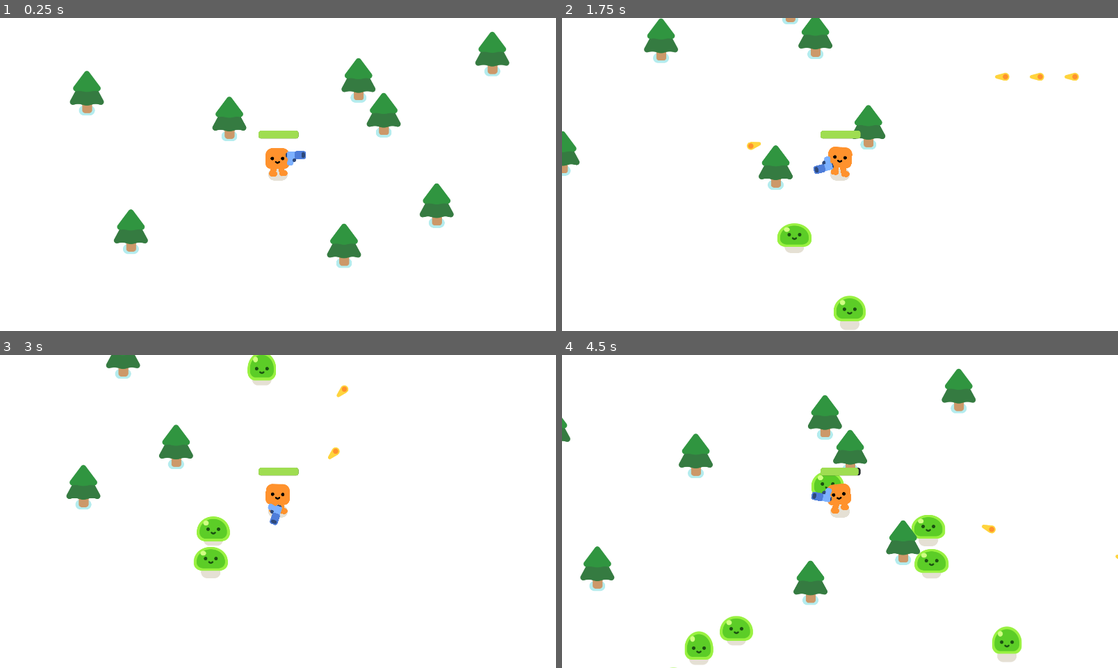
Above: before the commit, frames 1-4 (two rows, left to right).
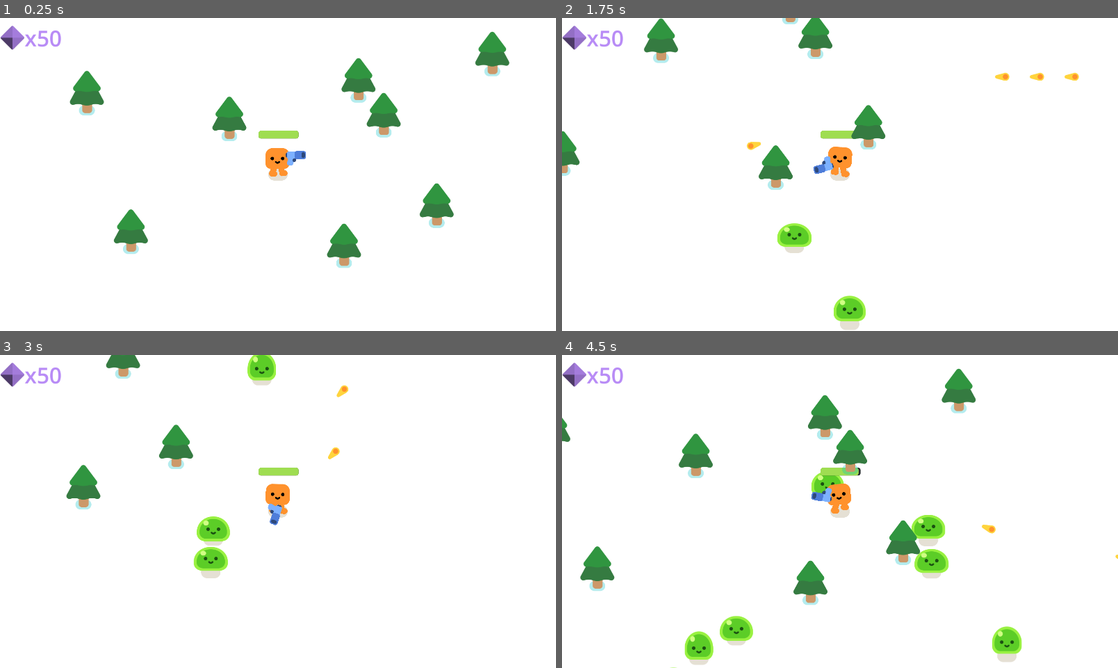
Above: after the commit, the same moments.

Repository: Noah-C-R/FirstGame_3Changes
Game: Godot game, scene res://scenes/survivors_game.tscn
The game is run twice, just before and just after one commit, with the same random seed, the same clock (stepped at 60 frames per second) and the same inputs. Before the commit the project starts from res://survivors_game.tscn.
Inputs (mouse positions are in pixels of both pictures, inside the frame that each line leads up to):
- Up to frame 1 (0.25 s): no input
- Up to frame 2 (1.75 s): tap Enter at 0.5 s; move the mouse to (962, 158) at 0.52 s; hold D (move_right) 0.53-1.28 s; move the mouse to (728, 190) at 1.27 s; hold S (move_down) from 1.28 s (still down)
- Up to frame 3 (3 s): move the mouse to (333, 442) at 2.02 s; release S (move_down) at 2.03 s; hold D (move_right) 2.03-2.78 s; move the mouse to (250, 574) at 2.77 s; hold W (move_up) from 2.78 s (still down)
- Up to frame 4 (4.5 s): move the mouse to (1006, 558) at 3.52 s; release W (move_up) at 3.53 s; hold A (move_left) from 3.53 s (still down); move the mouse to (673, 464) at 4.27 s

The runs differ from the first frame. In frame 1, 0.3% of the frame differs, in the area x 0-11%, y 2-11%; in frame 2, 0.4%; in frame 3, 0.3%; in frame 4, 0.4%, in the area x 0-54%, y 2-39%.

Commit message:
Loop 1: Upgrade System - Menu Setup
Created menus for upgrades to purchase between level-ups

Diff:
--- a/gun.gd
+++ b/gun.gd
@@ -8,7 +8,7 @@
 
 
 func shoot():
-	const BULLET = preload("res://bullet.tscn") #preload("item path") is used to load something at start
+	const BULLET = preload("res://scenes/bullet.tscn") #preload("item path") is used to load something at start
 	var new_bullet = BULLET.instantiate()
 	new_bullet.global_position = %ShootingPoint.global_position
 	new_bullet.global_rotation = %ShootingPoint.global_rotation
@@ -17,3 +17,7 @@
 
 func _on_timer_timeout() -> void:
 	shoot()
+
+
+func shorten_shoot_time() -> void:
+	%BulletTimer.wait_time = StatsHolder.stat_options["Firing"][0]
--- /dev/null
+++ b/lvl_up_label.gd
@@ -0,0 +1,18 @@
+extends Sprite2D
+
+var travelled_dist := 0
+const SPEED := 5
+const RANGE := 10
+
+func show_label(key_string : String) -> void:
+	self.visible = true
+	%Label.text = StatsHolder.stat_options[key_string][2]
+	modulate = StatsHolder.stat_options[key_string][1]
+
+func _physics_process(delta: float) -> void:
+	var direction = Vector2.UP.rotated(rotation)
+	position += direction * SPEED * delta
+
+	travelled_dist += SPEED * delta
+	if travelled_dist > RANGE:
+		self.visible = false
--- a/player.gd
+++ b/player.gd
@@ -2,9 +2,11 @@
 
 signal health_depleted
 
-var health = 100.0
+var health
+var walk_speed
 
-var walk_speed := 600
+func _ready():
+	set_stats()
 
 func _physics_process(delta):
 	var direction = Input.get_vector("move_left", "move_right", "move_up", "move_down")
@@ -24,3 +26,13 @@
 
 		if health <= 0.0:
 			health_depleted.emit()
+
+func set_stats():
+	health = StatsHolder.stat_options["Health"][0]
+	walk_speed = StatsHolder.stat_options["Movement"][0]
+
+
+func _on_stats_holder_stat_upgrade() -> void:
+	set_stats()
+	print("Health is now: ", str(health))
+	print("Movement speed is now: ", str(walk_speed))
--- a/project.godot
+++ b/project.godot
@@ -77,7 +77,15 @@
 config/name="Your First 2D Game With Godot 4: START (GDQuest)"
 run/main_scene="uid://1a2ko7bwvol1"
 config/features=PackedStringArray("4.4", "Forward Plus")
-config/icon="res://icon.png"
+config/icon="res://sprites/icon.png"
+
+[audio]
+
+buses/default_bus_layout="res://sprites/default_bus_layout.tres"
+
+[autoload]
+
+StatsHolder="*res://stats_holder.gd"
 
 [display]
 
--- a/gun.tscn
+++ b/scenes/gun.tscn
@@ -25,8 +25,9 @@
 unique_name_in_owner = true
 position = Vector2(26, -11)
 
-[node name="Timer" type="Timer" parent="."]
+[node name="BulletTimer" type="Timer" parent="."]
+unique_name_in_owner = true
 wait_time = 0.3
 autostart = true
 
-[connection signal="timeout" from="Timer" to="." method="_on_timer_timeout"]
+[connection signal="timeout" from="BulletTimer" to="." method="_on_timer_timeout"]
--- /dev/null
+++ b/scenes/lvl_up_label.tscn
@@ -0,0 +1,22 @@
+[gd_scene load_steps=3 format=3 uid="uid://cnlpwkkc76qg8"]
+
+[ext_resource type="Texture2D" uid="uid://dxbpdrnv35s5t" path="res://sprites/Upgrade Arrow.png" id="1_reqfh"]
+[ext_resource type="Script" uid="uid://c24dj12wxfx0k" path="res://lvl_up_label.gd" id="2_xa48q"]
+
+[node name="Sprite2D" type="Sprite2D"]
+visible = false
+modulate = Color(0.0627451, 0.698039, 0.937255, 1)
+position = Vector2(94, 48)
+scale = Vector2(0.354636, 0.354636)
+texture = ExtResource("1_reqfh")
+script = ExtResource("2_xa48q")
+
+[node name="Label" type="Label" parent="."]
+unique_name_in_owner = true
+offset_left = 45.0
+offset_top = -46.0
+offset_right = 210.0
+offset_bottom = 38.0
+theme_override_font_sizes/font_size = 61
+text = "Movement"
+vertical_alignment = 1
--- a/player.tscn
+++ b/scenes/player.tscn
@@ -1,8 +1,9 @@
-[gd_scene load_steps=8 format=3 uid="uid://dvus8sbvddo1h"]
+[gd_scene load_steps=9 format=3 uid="uid://dvus8sbvddo1h"]
 
 [ext_resource type="PackedScene" uid="uid://pbmyh1qru7p" path="res://characters/happy_boo/happy_boo.tscn" id="1_4flbx"]
 [ext_resource type="Script" uid="uid://cuhcl3x0gy8e1" path="res://player.gd" id="1_onrkg"]
-[ext_resource type="PackedScene" uid="uid://cw8eoylmgrm53" path="res://gun.tscn" id="3_i3pqv"]
+[ext_resource type="PackedScene" uid="uid://cw8eoylmgrm53" path="res://scenes/gun.tscn" id="3_i3pqv"]
+[ext_resource type="PackedScene" uid="uid://cnlpwkkc76qg8" path="res://scenes/lvl_up_label.tscn" id="4_hqtel"]
 
 [sub_resource type="CircleShape2D" id="CircleShape2D_i3pqv"]
 radius = 33.0
@@ -60,3 +61,8 @@
 theme_override_styles/fill = SubResource("StyleBoxFlat_hqtel")
 value = 100.0
 show_percentage = false
+
+[node name="LevelUpHolder" type="Marker2D" parent="."]
+position = Vector2(0, -170)
+
+[node name="Sprite2D" parent="LevelUpHolder" instance=ExtResource("4_hqtel")]
--- /dev/null
+++ b/scenes/score_screen.gd
@@ -0,0 +1 @@
+extends CanvasLayer
--- /dev/null
+++ b/scenes/survivors_game.tscn
@@ -0,0 +1,402 @@
+[gd_scene load_steps=14 format=3 uid="uid://1a2ko7bwvol1"]
+
+[ext_resource type="Script" uid="uid://bnn47nv26usgh" path="res://survivors_game.gd" id="1_qqaft"]
+[ext_resource type="PackedScene" uid="uid://cyfin2j6l8sgm" path="res://scenes/pine_tree.tscn" id="1_y3pti"]
+[ext_resource type="PackedScene" uid="uid://dvus8sbvddo1h" path="res://scenes/player.tscn" id="2_l26od"]
+[ext_resource type="Script" uid="uid://t1pld8lxapc1" path="res://score_screen.gd" id="4_7jj1j"]
+[ext_resource type="Script" uid="uid://cr6jjuhaqkj62" path="res://game_over_screen.gd" id="4_edxvn"]
+[ext_resource type="Script" uid="uid://0ym7tk5jnsjd" path="res://scenes/upgrade_screen.gd" id="5_hfi5g"]
+[ext_resource type="Texture2D" uid="uid://dogkyjudpyc3j" path="res://sprites/Fire Rate Button.png" id="5_pk6fm"]
+[ext_resource type="Script" uid="uid://cuglwpsklql4v" path="res://stats_holder.gd" id="6_edxvn"]
+[ext_resource type="Texture2D" uid="uid://dkh6m887ya5e0" path="res://sprites/Gem.png" id="6_getvi"]
+[ext_resource type="Texture2D" uid="uid://ddrk6inbxlt0w" path="res://sprites/Speed Button.png" id="7_mx11s"]
+[ext_resource type="Texture2D" uid="uid://clud5va40el2l" path="res://sprites/Health Button.png" id="8_l3cnu"]
+[ext_resource type="Texture2D" uid="uid://7wqyyeng286i" path="res://sprites/X Button.png" id="9_l3cnu"]
+
+[sub_resource type="Curve2D" id="Curve2D_7jj1j"]
+_data = {
+"points": PackedVector2Array(0, 0, 0, 0, 2137, 1252, 0, 0, 0, 0, -335, 1262, 0, 0, 0, 0, -335, -309, 0, 0, 0, 0, 2138, -304, 0, 0, 0, 0, 2137, 1252)
+}
+point_count = 5
+
+[node name="Game" type="Node2D"]
+process_mode = 3
+y_sort_enabled = true
+script = ExtResource("1_qqaft")
+
+[node name="Background" type="CanvasLayer" parent="."]
+layer = -1
+
+[node name="ColorRect" type="ColorRect" parent="Background"]
+offset_right = 1943.0
+offset_bottom = 1101.0
+
+[node name="Player" parent="." instance=ExtResource("2_l26od")]
+position = Vector2(944, 531)
+
+[node name="Path2D" type="Path2D" parent="Player"]
+position = Vector2(-944, -531)
+curve = SubResource("Curve2D_7jj1j")
+
+[node name="PathFollow2D" type="PathFollow2D" parent="Player/Path2D"]
+unique_name_in_owner = true
+position = Vector2(2137, 1252)
+rotation = 3.13755
+
+[node name="TreesNode" type="Node" parent="."]
+
+[node name="PineTree" parent="TreesNode" instance=ExtResource("1_y3pti")]
+position = Vector2(776, 408)
+
+[node name="PineTree2" parent="TreesNode" instance=ExtResource("1_y3pti")]
+position = Vector2(1172, 846)
+
+[node name="PineTree3" parent="TreesNode" instance=ExtResource("1_y3pti")]
+position = Vector2(436, 797)
+
+[node name="PineTree4" parent="TreesNode" instance=ExtResource("1_y3pti")]
+position = Vector2(1222, 275)
+
+[node name="PineTree5" parent="TreesNode" instance=ExtResource("1_y3pti")]
+position = Vector2(1309, 395)
+
+[node name="PineTree6" parent="TreesNode" instance=ExtResource("1_y3pti")]
+position = Vector2(1684, 184)
+
+[node name="PineTree7" parent="TreesNode" instance=ExtResource("1_y3pti")]
+position = Vector2(1492, 707)
+
+[node name="PineTree8" parent="TreesNode" instance=ExtResource("1_y3pti")]
+position = Vector2(284, 319)
+
+[node name="SpawnTimer" type="Timer" parent="."]
+process_mode = 1
+wait_time = 0.5
+autostart = true
+
+[node name="GameOverScreen" type="CanvasLayer" parent="."]
+unique_name_in_owner = true
+process_mode = 3
+visible = false
+script = ExtResource("4_edxvn")
+
+[node name="ColorRect" type="ColorRect" parent="GameOverScreen"]
+anchors_preset = 15
+anchor_right = 1.0
+anchor_bottom = 1.0
+grow_horizontal = 2
+grow_vertical = 2
+size_flags_horizontal = 6
+size_flags_vertical = 6
+color = Color(0, 0, 0, 0.803922)
+
+[node name="GameOverLabel" type="Label" parent="GameOverScreen/ColorRect"]
+layout_mode = 1
+anchors_preset = 5
+anchor_left = 0.5
+anchor_right = 0.5
+offset_left = -379.5
+offset_right = 379.5
+offset_bottom = 182.0
+grow_horizontal = 2
+theme_override_font_sizes/font_size = 133
+text = "Game Over!"
+
+[node name="FinalScoreLabel" type="Label" parent="GameOverScreen/ColorRect"]
+unique_name_in_owner = true
+layout_mode = 1
+anchors_preset = 8
+anchor_left = 0.5
+anchor_top = 0.5
+anchor_right = 0.5
+anchor_bottom = 0.5
+offset_left = -379.5
+offset_top = -91.0
+offset_right = 379.5
+offset_bottom = 91.0
+grow_horizontal = 2
+grow_vertical = 2
+theme_override_font_sizes/font_size = 103
+text = "Score: X"
+horizontal_alignment = 1
+
+[node name="Button" type="Button" parent="GameOverScreen/ColorRect"]
+layout_mode = 1
+anchors_preset = 8
+anchor_left = 0.5
+anchor_top = 0.5
+anchor_right = 0.5
+anchor_bottom = 0.5
+offset_left = -63.0
+offset_top = 130.0
+offset_right = 64.0
+offset_bottom = 171.0
+grow_horizontal = 2
+grow_vertical = 2
+theme_override_colors/font_hover_pressed_color = Color(0.323027, 0.235019, 0.165083, 1)
+theme_override_colors/icon_hover_pressed_color = Color(0.93845, 0.93845, 0.93845, 1)
+theme_override_font_sizes/font_size = 56
+text = "Restart"
+
+[node name="UpgradeScreen" type="CanvasLayer" parent="."]
+unique_name_in_owner = true
+process_mode = 3
+visible = false
+script = ExtResource("5_hfi5g")
+
+[node name="ColorRect" type="ColorRect" parent="UpgradeScreen"]
+anchors_preset = 15
+anchor_right = 1.0
+anchor_bottom = 1.0
+grow_horizontal = 2
+grow_vertical = 2
+size_flags_horizontal = 6
+size_flags_vertical = 6
+color = Color(0, 0, 0, 0.803922)
+
+[node name="UpgradeHeaderLabel" type="Label" parent="UpgradeScreen/ColorRect"]
+self_modulate = Color(1, 0.764706, 0.376471, 1)
+layout_mode = 1
+anchors_preset = 5
+anchor_left = 0.5
+anchor_right = 0.5
+offset_left = -379.5
+offset_right = 379.5
+offset_bottom = 182.0
+grow_horizontal = 2
+theme_override_font_sizes/font_size = 133
+text = "Level Up!"
+horizontal_alignment = 1
+
+[node name="UpgradeHeaderLabel2" type="Label" parent="UpgradeScreen/ColorRect/UpgradeHeaderLabel"]
+layout_mode = 1
+anchors_preset = -1
+anchor_left = 0.5
+anchor_top = 0.835165
+anchor_right = 0.5
+anchor_bottom = 0.835165
+offset_left = -297.0
+offset_right = 297.0
+offset_bottom = 87.0
+grow_horizontal = 2
+theme_override_font_sizes/font_size = 63
+text = "Choose an Upgrade"
+horizontal_alignment = 1
+metadata/_edit_use_anchors_ = true
+
+[node name="FireRateButton" type="Button" parent="UpgradeScreen/ColorRect"]
+layout_mode = 1
+anchors_preset = 8
+anchor_left = 0.5
+anchor_top = 0.5
+anchor_right = 0.5
+anchor_bottom = 0.5
+offset_left = -63.0
+offset_top = 130.0
+offset_right = 64.0
+offset_bottom = 171.0
+grow_horizontal = 2
+grow_vertical = 2
+theme_override_colors/icon_hover_pressed_color = Color(0.93845, 0.93845, 0.93845, 1)
+theme_override_font_sizes/font_size = 56
+theme_override_icons/icon = ExtResource("5_pk6fm")
+text = "Fire Rate"
+icon = ExtResource("5_pk6fm")
+icon_alignment = 1
+vertical_icon_alignment = 0
+
+[node name="CostLabel" type="Label" parent="UpgradeScreen/ColorRect/FireRateButton"]
+modulate = Color(0.721569, 0.545098, 0.964706, 1)
+layout_mode = 1
+anchors_preset = -1
+anchor_left = 0.294
+anchor_top = 0.862
+anchor_right = 0.724696
+anchor_bottom = 1.00276
+offset_left = -0.617996
+offset_top = -0.0440063
+grow_horizontal = 2
+grow_vertical = 2
+theme_override_font_sizes/font_size = 26
+text = "x5"
+horizontal_alignment = 2
+vertical_alignment = 1
+autowrap_mode = 3
+
+[node name="Sprite2D" type="Sprite2D" parent="UpgradeScreen/ColorRect/FireRateButton/CostLabel"]
+position = Vector2(27, 24.5)
+scale = Vector2(0.441861, 0.441861)
+texture = ExtResource("6_getvi")
+
+[node name="SpeedButton" type="Button" parent="UpgradeScreen/ColorRect"]
+layout_mode = 1
+anchors_preset = 8
+anchor_left = 0.5
+anchor_top = 0.5
+anchor_right = 0.5
+anchor_bottom = 0.5
+offset_left = -483.0
+offset_top = -30.5
+offset_right = -236.0
+offset_bottom = 331.5
+grow_horizontal = 2
+grow_vertical = 2
+theme_override_colors/icon_hover_pressed_color = Color(0.93845, 0.93845, 0.93845, 1)
+theme_override_font_sizes/font_size = 56
+theme_override_icons/icon = ExtResource("5_pk6fm")
+text = "Speed"
+icon = ExtResource("7_mx11s")
+icon_alignment = 1
+vertical_icon_alignment = 0
+
+[node name="CostLabel" type="Label" parent="UpgradeScreen/ColorRect/SpeedButton"]
+modulate = Color(0.721569, 0.545098, 0.964706, 1)
+layout_mode = 1
+anchors_preset = -1
+anchor_left = 0.294
+anchor_top = 0.862
+anchor_right = 0.724696
+anchor_bottom = 1.00276
+offset_left = -0.617996
+offset_top = -0.0440063
+grow_horizontal = 2
+grow_vertical = 2
+theme_override_font_sizes/font_size = 26
+text = "x5"
+horizontal_alignment = 2
+vertical_alignment = 1
+autowrap_mode = 3
+
+[node name="Sprite2D" type="Sprite2D" parent="UpgradeScreen/ColorRect/SpeedButton/CostLabel"]
+position = Vector2(27, 24.5)
+scale = Vector2(0.441861, 0.441861)
+texture = ExtResource("6_getvi")
+
+[node name="HealthButton" type="Button" parent="UpgradeScreen/ColorRect"]
+layout_mode = 1
+anchors_preset = 8
+anchor_left = 0.5
+anchor_top = 0.5
+anchor_right = 0.5
+anchor_bottom = 0.5
+offset_left = 237.0
+offset_top = -30.5
+offset_right = 484.0
+offset_bottom = 331.5
+grow_horizontal = 2
+grow_vertical = 2
+theme_override_colors/icon_hover_pressed_color = Color(0.93845, 0.93845, 0.93845, 1)
+theme_override_font_sizes/font_size = 56
+theme_override_icons/icon = ExtResource("5_pk6fm")
+text = "Health"
+icon = ExtResource("8_l3cnu")
+icon_alignment = 1
+vertical_icon_alignment = 0
+
+[node name="CostLabel" type="Label" parent="UpgradeScreen/ColorRect/HealthButton"]
+modulate = Color(0.721569, 0.545098, 0.964706, 1)
+layout_mode = 1
+anchors_preset = -1
+anchor_left = 0.294
+anchor_top = 0.862
+anchor_right = 0.724696
+anchor_bottom = 1.00276
+offset_left = -0.617996
+offset_top = -0.0440063
+grow_horizontal = 2
+grow_vertical = 2
+theme_override_font_sizes/font_size = 26
+text = "x5"
+horizontal_alignment = 2
+vertical_alignment = 1
+autowrap_mode = 3
+
+[node name="Sprite2D" type="Sprite2D" parent="UpgradeScreen/ColorRect/HealthButton/CostLabel"]
+position = Vector2(27, 24.5)
+scale = Vector2(0.441861, 0.441861)
+texture = ExtResource("6_getvi")
+
+[node name="ExitButton" type="Button" parent="UpgradeScreen/ColorRect"]
+modulate = Color(1, 0.496382, 0.588116, 1)
+layout_mode = 1
+anchors_preset = 1
+anchor_left = 1.0
+anchor_right = 1.0
+offset_left = -102.0
+offset_bottom = 102.0
+grow_horizontal = 0
+icon = ExtResource("9_l3cnu")
+icon_alignment = 1
+expand_icon = true
+
+[node name="ScoreScreen" type="CanvasLayer" parent="."]
+unique_name_in_owner = true
+script = ExtResource("4_7jj1j")
+
+[node name="ScoreLabel" type="Label" parent="ScoreScreen"]
+unique_name_in_owner = true
+anchors_preset = 5
+anchor_left = 0.5
+anchor_right = 0.5
+offset_left = -112.0
+offset_right = 112.0
+offset_bottom = 182.0
+grow_horizontal = 2
+theme_override_colors/font_color = Color(0.187176, 0.187176, 0.187176, 1)
+theme_override_font_sizes/font_size = 133
+horizontal_alignment = 1
+vertical_alignment = 2
+
+[node name="StatsHolder" type="Node" parent="."]
+script = ExtResource("6_edxvn")
+
+[node name="GemsScreen" type="CanvasLayer" parent="."]
+unique_name_in_owner = true
+
+[node name="Control" type="Control" parent="GemsScreen"]
+layout_mode = 3
+anchors_preset = 0
+offset_right = 340.0
+offset_bottom = 135.0
+
+[node name="TextureRect" type="TextureRect" parent="GemsScreen/Control"]
+modulate = Color(0.720419, 0.544964, 0.965049, 1)
+layout_mode = 1
+anchors_preset = 4
+anchor_top = 0.5
+anchor_bottom = 0.5
+offset_top = -43.0
+offset_right = 86.0
+offset_bottom = 43.0
+grow_vertical = 2
+texture = ExtResource("6_getvi")
+
+[node name="GemsLabel" type="Label" parent="GemsScreen/Control/TextureRect"]
+clip_contents = true
+layout_mode = 1
+anchors_preset = 6
+anchor_left = 1.0
+anchor_top = 0.5
+anchor_right = 1.0
+anchor_bottom = 0.5
+offset_left = -1.0
+offset_top = -52.0
+offset_right = 457.0
+offset_bottom = 53.0
+grow_horizontal = 0
+grow_vertical = 2
+theme_override_font_sizes/font_size = 76
+text = "x50"
+vertical_alignment = 1
+autowrap_mode = 3
+max_lines_visible = 1
+
+[connection signal="health_depleted" from="Player" to="." method="_on_player_health_depleted"]
+[connection signal="timeout" from="SpawnTimer" to="." method="_on_timer_timeout"]
+[connection signal="pressed" from="GameOverScreen/ColorRect/Button" to="." method="_on_button_pressed"]
+[connection signal="pressed" from="UpgradeScreen/ColorRect/FireRateButton" to="." method="_on_button_pressed"]
+[connection signal="pressed" from="UpgradeScreen/ColorRect/SpeedButton" to="." method="_on_button_pressed"]
+[connection signal="pressed" from="UpgradeScreen/ColorRect/HealthButton" to="." method="_on_button_pressed"]
+[connection signal="pressed" from="UpgradeScreen/ColorRect/ExitButton" to="UpgradeScreen" method="_on_exit_button_pressed"]
+[connection signal="level_up" from="ScoreScreen" to="UpgradeScreen" method="_on_score_screen_level_up"]
+[connection signal="level_up" from="ScoreScreen" to="StatsHolder" method="_on_score_screen_level_up"]
--- /dev/null
+++ b/scenes/upgrade_screen.gd
@@ -0,0 +1,11 @@
+extends CanvasLayer
+
+
+func _on_score_screen_level_up() -> void:
+	self.visible = true
+	#pause the game -- may need to put menus under a separate node which does not get affected by pausing
+
+
+func _on_exit_button_pressed() -> void:
+	self.visible = false
+	#unpause the game
--- a/score_screen.gd
+++ b/score_screen.gd
@@ -1,7 +1,12 @@
 extends CanvasLayer
 
 var score := 0
+signal level_up
 
 func add_points():
 	score += 1
 	%ScoreLabel.text = str(score)
+
+	if score % 10 == 0:
+		StatsHolder.level += 1
+		level_up.emit()
--- /dev/null
+++ b/stats_holder.gd
@@ -0,0 +1,12 @@
+extends Node
+
+var level := 0
+var stat_options = {"Health": [100, 5], "Movement": [600, 5],  "Firing": [.7, 5]} #[value, cost]
+
+func update_costs():
+	for stat in stat_options:
+		stat_options[stat][1] *= level #the cost is a function of level
+
+
+func _on_score_screen_level_up() -> void:
+	update_costs()
--- a/survivors_game.gd
+++ b/survivors_game.gd
@@ -4,7 +4,7 @@
 	get_tree().paused = false
 
 func spawn_enemy():
-	var new_enemy = preload("res://enemy.tscn").instantiate() #despite the syntax Godot knows to only call this once
+	var new_enemy = preload("res://scenes/enemy.tscn").instantiate() #despite the syntax Godot knows to only call this once
 	%PathFollow2D.progress_ratio = randf()
 	new_enemy.global_position = %PathFollow2D.global_position
 	add_child(new_enemy)
@@ -12,7 +12,6 @@
 
 func _on_timer_timeout() -> void:
 	spawn_enemy()
-
 
 func _on_player_health_depleted() -> void:
 	%GameOverScreen.visible = true
--- a/survivors_game.tscn
+++ /dev/null
@@ -1,152 +0,0 @@
-[gd_scene load_steps=7 format=3 uid="uid://1a2ko7bwvol1"]
-
-[ext_resource type="Script" uid="uid://bnn47nv26usgh" path="res://survivors_game.gd" id="1_qqaft"]
-[ext_resource type="PackedScene" uid="uid://cyfin2j6l8sgm" path="res://pine_tree.tscn" id="1_y3pti"]
-[ext_resource type="PackedScene" uid="uid://dvus8sbvddo1h" path="res://player.tscn" id="2_l26od"]
-[ext_resource type="Script" uid="uid://t1pld8lxapc1" path="res://score_screen.gd" id="4_7jj1j"]
-[ext_resource type="Script" uid="uid://cr6jjuhaqkj62" path="res://game_over_screen.gd" id="4_edxvn"]
-
-[sub_resource type="Curve2D" id="Curve2D_7jj1j"]
-_data = {
-"points": PackedVector2Array(0, 0, 0, 0, 2137, 1252, 0, 0, 0, 0, -335, 1262, 0, 0, 0, 0, -335, -309, 0, 0, 0, 0, 2138, -304, 0, 0, 0, 0, 2137, 1252)
-}
-point_count = 5
-
-[node name="Game" type="Node2D"]
-process_mode = 3
-y_sort_enabled = true
-script = ExtResource("1_qqaft")
-
-[node name="Background" type="CanvasLayer" parent="."]
-layer = -1
-
-[node name="ColorRect" type="ColorRect" parent="Background"]
-offset_right = 1943.0
-offset_bottom = 1101.0
-
-[node name="Player" parent="." instance=ExtResource("2_l26od")]
-position = Vector2(944, 531)
-
-[node name="Path2D" type="Path2D" parent="Player"]
-position = Vector2(-944, -531)
-curve = SubResource("Curve2D_7jj1j")
-
-[node name="PathFollow2D" type="PathFollow2D" parent="Player/Path2D"]
-unique_name_in_owner = true
-position = Vector2(2137, 1252)
-rotation = 3.13755
-
-[node name="PineTree" parent="." instance=ExtResource("1_y3pti")]
-position = Vector2(776, 408)
-
-[node name="PineTree2" parent="." instance=ExtResource("1_y3pti")]
-position = Vector2(1172, 846)
-
-[node name="PineTree3" parent="." instance=ExtResource("1_y3pti")]
-position = Vector2(436, 797)
-
-[node name="PineTree4" parent="." instance=ExtResource("1_y3pti")]
-position = Vector2(1222, 275)
-
-[node name="PineTree5" parent="." instance=ExtResource("1_y3pti")]
-position = Vector2(1309, 395)
-
-[node name="PineTree6" parent="." instance=ExtResource("1_y3pti")]
-position = Vector2(1684, 184)
-
-[node name="PineTree7" parent="." instance=ExtResource("1_y3pti")]
-position = Vector2(1492, 707)
-
-[node name="PineTree8" parent="." instance=ExtResource("1_y3pti")]
-position = Vector2(284, 319)
-
-[node name="Timer" type="Timer" parent="."]
-process_mode = 1
-wait_time = 0.5
-autostart = true
-
-[node name="GameOverScreen" type="CanvasLayer" parent="."]
-unique_name_in_owner = true
-process_mode = 3
-visible = false
-script = ExtResource("4_edxvn")
-
-[node name="ColorRect" type="ColorRect" parent="GameOverScreen"]
-anchors_preset = 15
-anchor_right = 1.0
-anchor_bottom = 1.0
-grow_horizontal = 2
-grow_vertical = 2
-size_flags_horizontal = 6
-size_flags_vertical = 6
-color = Color(0, 0, 0, 0.803922)
-
-[node name="GameOverLabel" type="Label" parent="GameOverScreen/ColorRect"]
-layout_mode = 1
-anchors_preset = 5
-anchor_left = 0.5
-anchor_right = 0.5
-offset_left = -379.5
-offset_right = 379.5
-offset_bottom = 182.0
-grow_horizontal = 2
-theme_override_font_sizes/font_size = 133
-text = "Game Over!"
-
-[node name="FinalScoreLabel" type="Label" parent="GameOverScreen/ColorRect"]
-unique_name_in_owner = true
-layout_mode = 1
-anchors_preset = 8
-anchor_left = 0.5
-anchor_top = 0.5
-anchor_right = 0.5
-anchor_bottom = 0.5
-offset_left = -379.5
-offset_top = -91.0
-offset_right = 379.5
-offset_bottom = 91.0
-grow_horizontal = 2
-grow_vertical = 2
-theme_override_font_sizes/font_size = 103
-text = "Score: X"
-horizontal_alignment = 1
-
-[node name="Button" type="Button" parent="GameOverScreen/ColorRect"]
-layout_mode = 1
-anchors_preset = 8
-anchor_left = 0.5
-anchor_top = 0.5
-anchor_right = 0.5
-anchor_bottom = 0.5
-offset_left = -63.0
-offset_top = 130.0
-offset_right = 64.0
-offset_bottom = 171.0
-grow_horizontal = 2
-grow_vertical = 2
-theme_override_colors/font_hover_pressed_color = Color(0.323027, 0.235019, 0.165083, 1)
-theme_override_colors/icon_hover_pressed_color = Color(0.93845, 0.93845, 0.93845, 1)
-theme_override_font_sizes/font_size = 56
-text = "Restart"
-
-[node name="ScoreScreen" type="CanvasLayer" parent="."]
-unique_name_in_owner = true
-script = ExtResource("4_7jj1j")
-
-[node name="ScoreLabel" type="Label" parent="ScoreScreen"]
-unique_name_in_owner = true
-anchors_preset = 5
-anchor_left = 0.5
-anchor_right = 0.5
-offset_left = -112.0
-offset_right = 112.0
-offset_bottom = 182.0
-grow_horizontal = 2
-theme_override_colors/font_color = Color(0.187176, 0.187176, 0.187176, 1)
-theme_override_font_sizes/font_size = 133
-horizontal_alignment = 1
-vertical_alignment = 2
-
-[connection signal="health_depleted" from="Player" to="." method="_on_player_health_depleted"]
-[connection signal="timeout" from="Timer" to="." method="_on_timer_timeout"]
-[connection signal="pressed" from="GameOverScreen/ColorRect/Button" to="." method="_on_button_pressed"]
Not shown, added: export_presets.cfg
Not shown, added: lvl_up_label.gd.uid
Renamed: bullet.tscn -> scenes/bullet.tscn
Renamed: enemy.tscn -> scenes/enemy.tscn
Renamed: pine_tree.tscn -> scenes/pine_tree.tscn
Not shown, added: scenes/score_screen.gd.uid
Not shown, added: scenes/upgrade_screen.gd.uid
Binary file added: sprites/Fire Rate Button.png
Not shown, added: sprites/Fire Rate Button.png.import
Binary file added: sprites/Gem.png
Not shown, added: sprites/Gem.png.import
Binary file added: sprites/Health Button.png
(and 12 more such lines)
